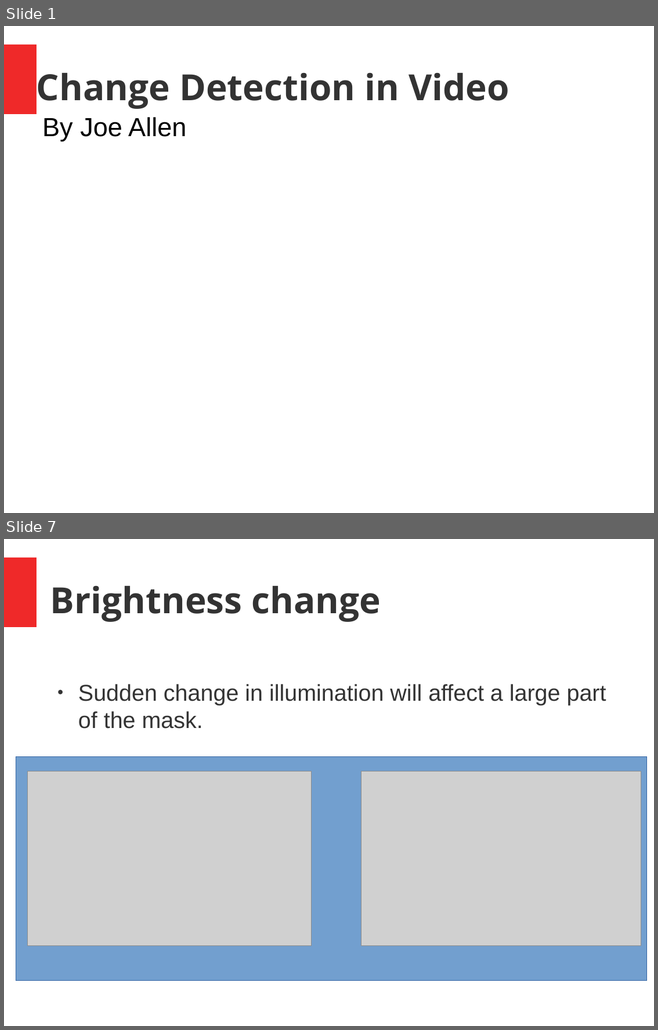
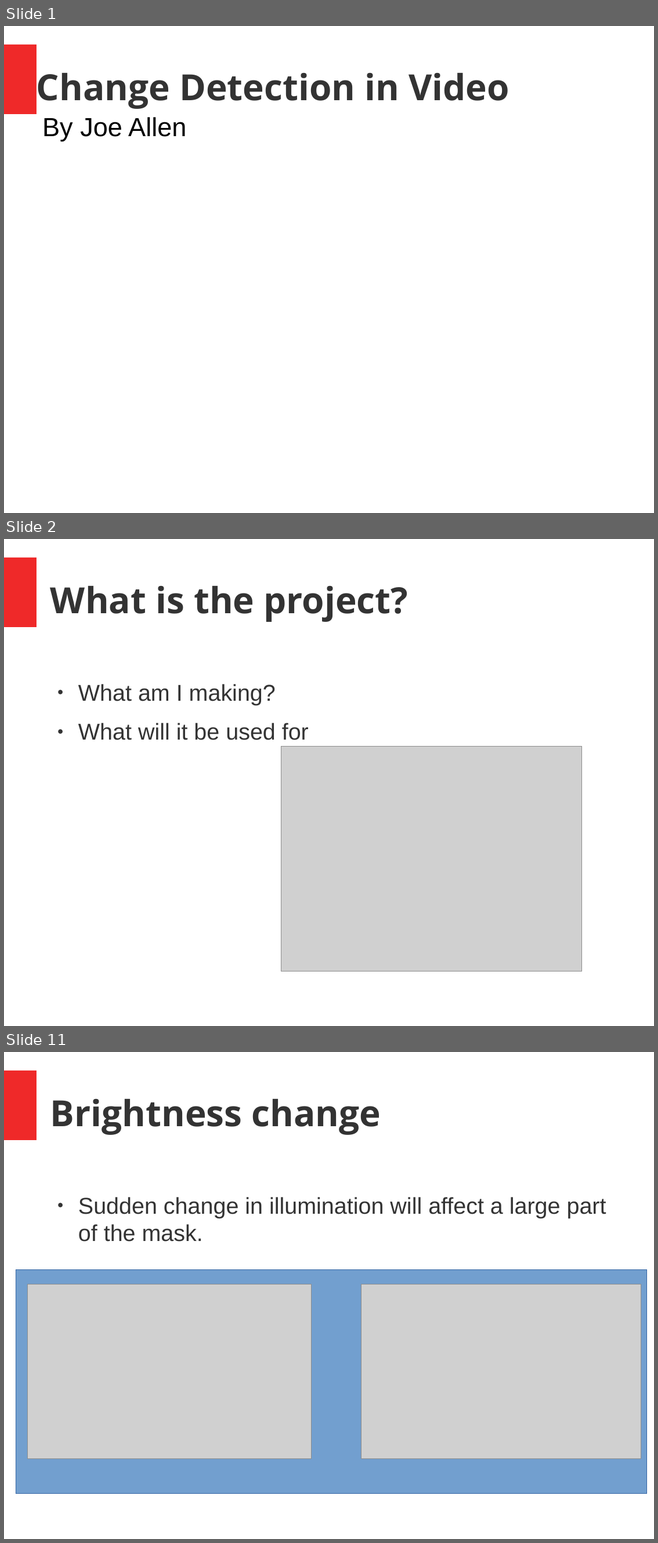
Before and after one commit to joseph-allen/MinsharaMask, a slide deck: SeminarJosephAllen.odp. Shown one above the other, each under a label of ours: slides 1 and 7 before the commit, slides 1, 2 and 11 after it; the slides between them are not shown. The pictures are 658x1030 and 658x1543 pixels, drawn with LibreOffice and Linux fonts; fonts in the diff are those of the drawing; grey boxes stand for pictures. Boxes give left, top, right and bottom in pixels: in the first picture for what was removed or moved away, otherwise in the second. Text is boxed around its words. In the diff, an @@ line names an element or a change of style, - is before the commit and + after.

```diff
--- a/SeminarJosephAllen.odp
+++ b/SeminarJosephAllen.odp
@@ slide 2 added at <box>4,539,654,1026</box>, background #FFFFFF; not listed: 1 template element that a slide beside it also shows @@
@@ title added at <box>50,586,408,622</box>, 44 pt, text #333333, bold @@
+What is the project?
@@ text added at <box>78,684,308,740</box>, 28 pt, text #333333 @@
+● What am I making?
+● What will it be used for
@@ picture added at <box>281,747,582,972</box> @@
@@ what was slide 7 is now slide 11 @@
```
Also in this commit, not shown: 8 slides changed, 13 other slides added, 6 slides removed.
